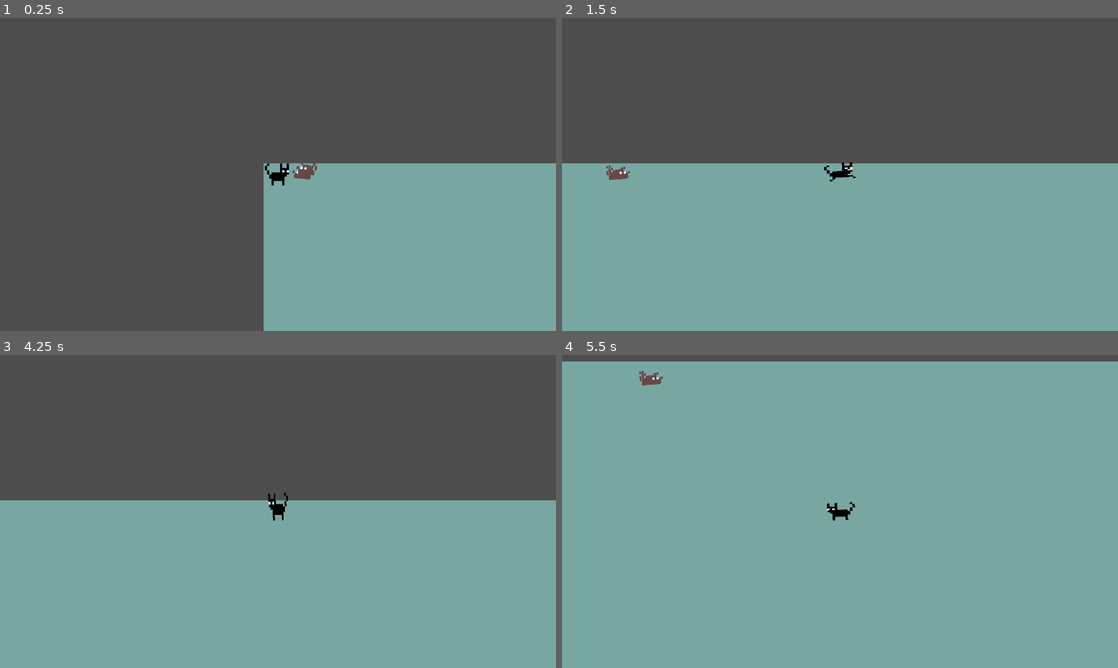
Above: before the commit, frames 1-4 (two rows, left to right).
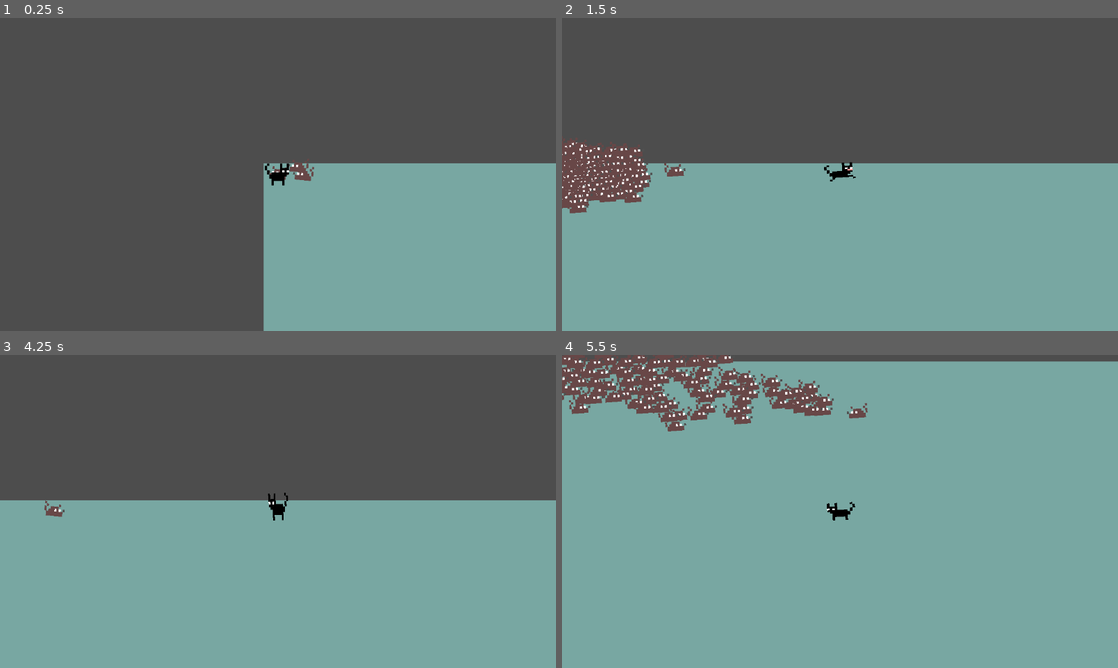
Above: after the commit, the same moments.

Repository: Kasn-w/domestic-warrior
Game: Godot game, scene res://level/level.tscn
The game is run twice, just before and just after one commit, with the same random seed, the same clock (stepped at 60 frames per second) and the same inputs.
Inputs (mouse positions are in pixels of both pictures, inside the frame that each line leads up to):
- Up to frame 1 (0.25 s): no input
- Up to frame 2 (1.5 s): move the mouse to (962, 158) at 0.52 s; press the mouse at (962, 158) at 0.53 s; hold Right (ui_right) 0.53-1.28 s; move the mouse to (728, 190) at 1.27 s; release the mouse at (728, 190) at 1.28 s; hold Down (ui_down) from 1.28 s (still down); right-click (728, 190) at 1.35 s
- Up to frame 3 (4.25 s): move the mouse to (333, 442) at 2.02 s; release Down (ui_down) at 2.03 s; press the mouse at (333, 442) at 2.03 s; hold Right (ui_right) 2.03-2.78 s; move the mouse to (250, 574) at 2.77 s; release the mouse at (250, 574) at 2.78 s; hold Up (ui_up) 2.78-3.53 s; right-click (250, 574) at 2.85 s; tap Enter at 3.5 s; move the mouse to (444, 558) at 3.52 s; press the mouse at (444, 558) at 3.53 s; hold Left (ui_left) from 3.53 s (still down)
- Up to frame 4 (5.5 s): move the mouse to (673, 464) at 4.27 s; release the mouse at (673, 464) at 4.28 s; right-click (673, 464) at 4.35 s; move the mouse to (867, 511) at 5.02 s; release Left (ui_left) at 5.03 s; press the mouse at (867, 511) at 5.03 s; hold Down (ui_down) from 5.03 s (still down)

The runs differ from the first frame. In frame 1, 0.2% of the frame differs, in the area x 48-58%, y 45-53%; in frame 2, 2.7%; in frame 3, 0.1%; in frame 4, 5.9%, in the area x 0-55%, y 0-25%.

Commit message:
Add rat move animation

Diff:
--- /dev/null
+++ b/level/level.gd
@@ -0,0 +1,26 @@
+extends Node2D
+
+const rat = preload("uid://dh1tydhd1nda")
+@onready var all_rat: Node2D = $all_rat
+@onready var player: CharacterBody2D = $player
+
+var z = 0
+var sprite = []
+# Called when the node enters the scene tree for the first time.
+func _ready() -> void:
+	for i in range(100):
+		spaw_rat()
+
+
+# Called every frame. 'delta' is the elapsed time since the previous frame.
+func _process(delta: float) -> void:
+	pass
+
+
+func spaw_rat():
+	var create = rat.instantiate()
+	var speed: float = randf_range(10,40)
+	create.setup(5,speed,1)
+
+	all_rat.add_child(create)
+	create.global_position = Vector2(0,0)
--- a/level/level.tscn
+++ b/level/level.tscn
@@ -2,6 +2,7 @@
 
 [ext_resource type="PackedScene" uid="uid://dh1tydhd1nda" path="res://rat/rat.tscn" id="1_5gx2l"]
 [ext_resource type="PackedScene" uid="uid://dxnok0kax3dmh" path="res://cat/player.tscn" id="1_7lnir"]
+[ext_resource type="Script" uid="uid://benmbgqo2qelh" path="res://level/level.gd" id="1_qohg2"]
 
 [sub_resource type="Gradient" id="Gradient_yy828"]
 colors = PackedColorArray(0.47058824, 0.654902, 0.63529414, 1, 0.47058824, 0.654902, 0.63529414, 1)
@@ -10,14 +11,21 @@
 gradient = SubResource("Gradient_yy828")
 
 [node name="level" type="Node2D" unique_id=484725990]
+y_sort_enabled = true
+script = ExtResource("1_qohg2")
 
-[node name="rat" parent="." unique_id=736146869 instance=ExtResource("1_5gx2l")]
+[node name="all_rat" type="Node2D" parent="." unique_id=1925600833]
+y_sort_enabled = true
+
+[node name="rat" parent="all_rat" unique_id=736146869 instance=ExtResource("1_5gx2l")]
 position = Vector2(16.295, 0)
 
-[node name="rat2" parent="." unique_id=957860099 instance=ExtResource("1_5gx2l")]
+[node name="rat2" parent="all_rat" unique_id=957860099 instance=ExtResource("1_5gx2l")]
 position = Vector2(18.07, -2.69)
+speed = 50.0
 
 [node name="player" parent="." unique_id=169657093 instance=ExtResource("1_7lnir")]
+y_sort_enabled = true
 
 [node name="bg" type="Sprite2D" parent="." unique_id=1111359736]
 light_mask = 0
--- /dev/null
+++ b/rat/getaway_box.gd
@@ -0,0 +1,4 @@
+extends Area2D
+
+@onready var collision_shape_2d: CollisionShape2D = $CollisionShape2D
+@onready var radius: float = (collision_shape_2d.shape as CircleShape2D).radius
--- a/rat/rat.gd
+++ b/rat/rat.gd
@@ -2,6 +2,10 @@
 @export var hp: float = 5
 @export var speed: float = 20
 @export var aggressive: float = 1
+@export var stop_dis: float = 10
+@export var getaway_s: float = 1.5
+
+@onready var getaway_box: Area2D = $getaway_box
 
 @onready var blink: Timer = $blink
 @onready var sprite: AnimatedSprite2D = $ani_sprite/AnimatedSprite2D
@@ -12,13 +16,37 @@
 var is_flip: bool = false
 var is_vul: bool = false
 
+func setup(_hp: float, _speed: float, _aggressive:float = 1):
+	hp = _hp
+	speed = _speed
+	aggressive = _aggressive
+
 func _process(delta: float) -> void:
 	if not is_instance_valid(player):
 		player = get_tree().get_nodes_in_group("player")[0]
 		return
 
-	var direction := global_position.direction_to(player.global_position)
-	global_position += direction * speed * delta
+	var to_player :Vector2 = player.global_position - global_position
+	var chase:Vector2 = Vector2.ZERO
+
+	if to_player.length_squared() > stop_dis ** 2:
+		chase = to_player.normalized()
+
+	var seperate := Vector2.ZERO
+	for rat in getaway_box.get_overlapping_areas():
+		if rat == self:
+			continue
+
+		var away: Vector2 = global_position - rat.global_position
+		var distance: float = away.length()
+		if distance > 0.001 and distance < getaway_box.radius:
+			var weight: float = 1.0 - distance / getaway_box.radius
+			seperate += away.normalized() * weight
+
+	var direction: Vector2 = chase + seperate * getaway_s
+
+	global_position += direction.limit_length(1.0) * speed * delta
+
 	if !is_flip and !sprite.flip_h and direction.x > 0:
 		sprite_flip()
 	elif !is_flip and sprite.flip_h and direction.x < 0:
--- a/rat/rat.tscn
+++ b/rat/rat.tscn
@@ -3,6 +3,7 @@
 [ext_resource type="Script" uid="uid://bqm6q3oasso5b" path="res://rat/rat.gd" id="1_sa6f2"]
 [ext_resource type="Texture2D" uid="uid://bdjejxkidmtgn" path="res://sprite/enchant_0003_rat.png" id="2_vvfaw"]
 [ext_resource type="Texture2D" uid="uid://cqxet76hdgrqo" path="res://sprite/sprite_0006_rat-copy.png" id="3_vciox"]
+[ext_resource type="Script" uid="uid://ckcirix2r13ad" path="res://rat/getaway_box.gd" id="4_vvfaw"]
 
 [sub_resource type="SpriteFrames" id="SpriteFrames_xaegx"]
 animations = [{
@@ -222,11 +223,15 @@
 &"walk": SubResource("Animation_xaegx")
 }
 
+[sub_resource type="CircleShape2D" id="CircleShape2D_sa6f2"]
+radius = 2.0
+
 [sub_resource type="CircleShape2D" id="CircleShape2D_5nbdk"]
-radius = 4.0
-
-[node name="rat" type="Node2D" unique_id=736146869]
+radius = 5.0
+
+[node name="rat" type="Node2D" unique_id=736146869 groups=["rat"]]
 script = ExtResource("1_sa6f2")
+getaway_s = 0.5
 
 [node name="act" type="Timer" parent="." unique_id=721441724]
 wait_time = 0.5
@@ -247,9 +252,10 @@
 
 [node name="CollisionShape2D" type="CollisionShape2D" parent="hit_box" unique_id=967405648]
 position = Vector2(0, 1)
-shape = SubResource("CircleShape2D_5nbdk")
+shape = SubResource("CircleShape2D_sa6f2")
 
 [node name="getaway_box" type="Area2D" parent="." unique_id=863539357]
+script = ExtResource("4_vvfaw")
 
 [node name="CollisionShape2D" type="CollisionShape2D" parent="getaway_box" unique_id=1527427952]
 position = Vector2(0, 1)
Not shown, added: level/level.gd.uid
Not shown, added: rat/getaway_box.gd.uid
